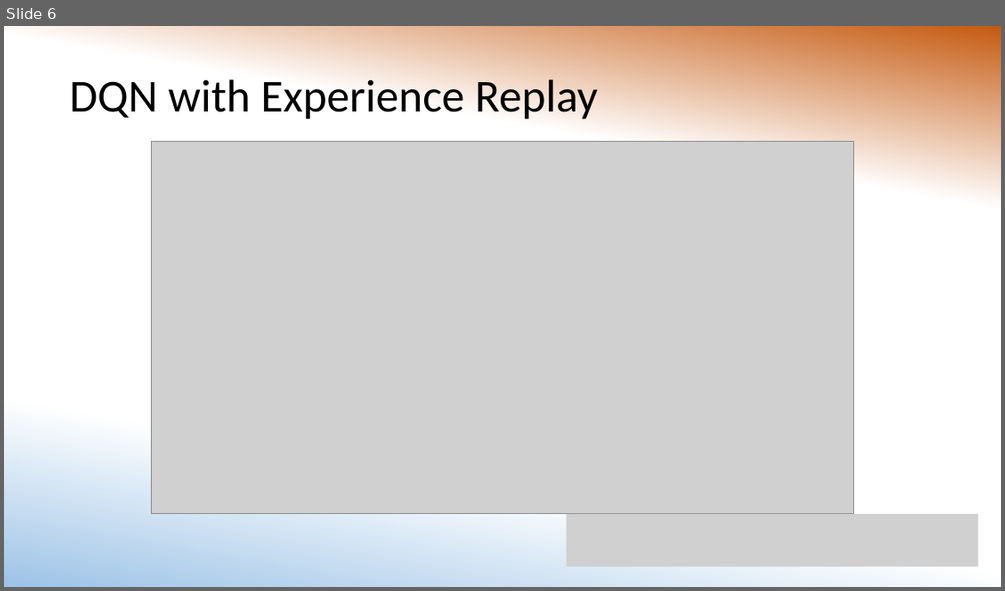
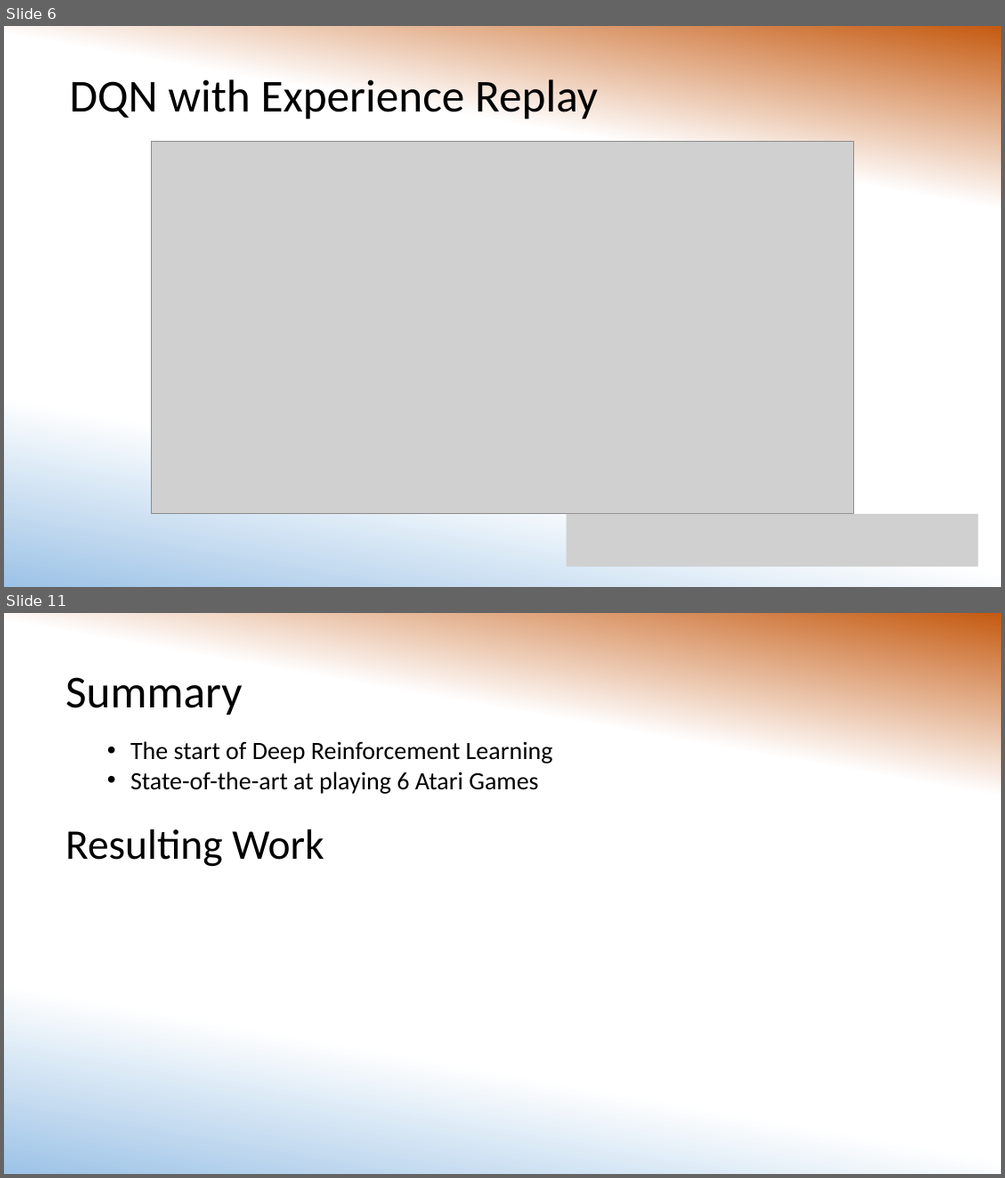
Before and after one commit to MorganMWJ/sem1020-paper-presentations, a slide deck: DQN/dqn_slides.pptx. Shown one above the other, each under a label of ours: slide 6 before the commit, slides 6 and 11 after it; the slides between them are not shown. The pictures are 1005x591 and 1005x1178 pixels, drawn with LibreOffice and Linux fonts; fonts in the diff are those of the drawing; grey boxes stand for pictures. Boxes give left, top, right and bottom in pixels: in the first picture for what was removed or moved away, otherwise in the second. Text is boxed around its words. In the diff, an @@ line names an element or a change of style, - is before the commit and + after.

```diff
--- a/DQN/dqn_slides.pptx
+++ b/DQN/dqn_slides.pptx
@@ slide 11 added at (4,613,1001,1174), background gradient #C55A11 to #FFFFFF to #9DC3E6 @@
@@ title added at (65,677,242,715), 44 pt, text #000000 @@
+Summary
@@ text added at (130,741,553,794), 24 pt, text #000000 @@
+• The start of Deep Reinforcement Learning
+• State-of-the-art at playing 6 Atari Games
@@ text added at (65,829,324,866), 40.7 pt, text #000000 @@
+Resulting Work
```
Also in this commit, not shown: 4 slides changed, 1 other slide added, 4 other files.
